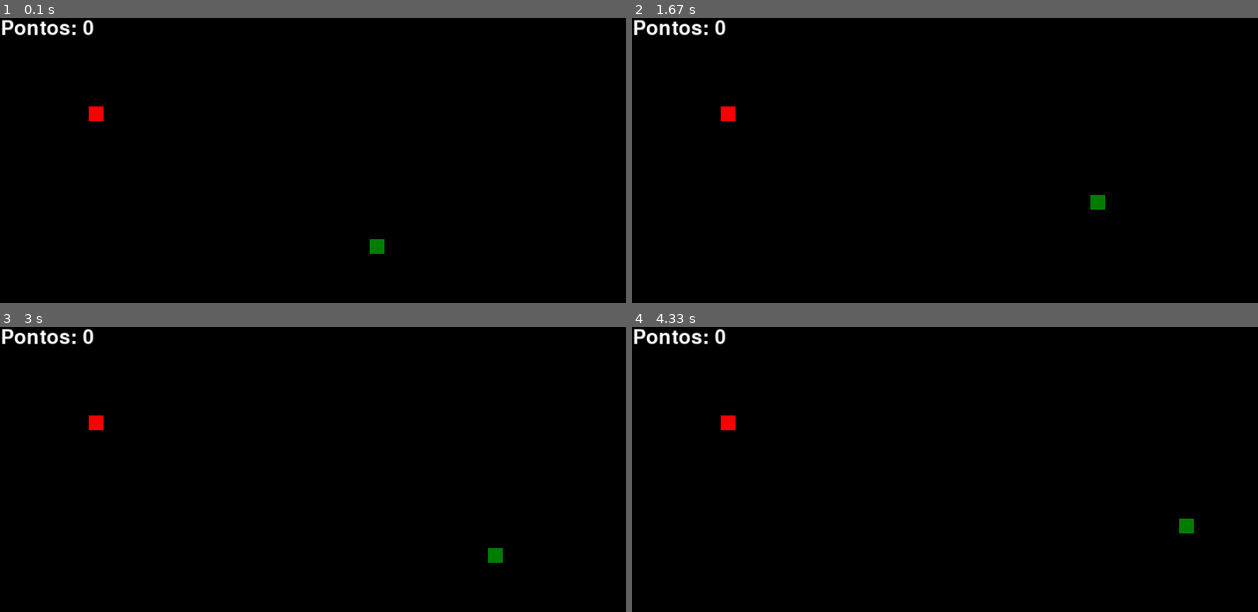
Above: before the commit, frames 1-4 (two rows, left to right).
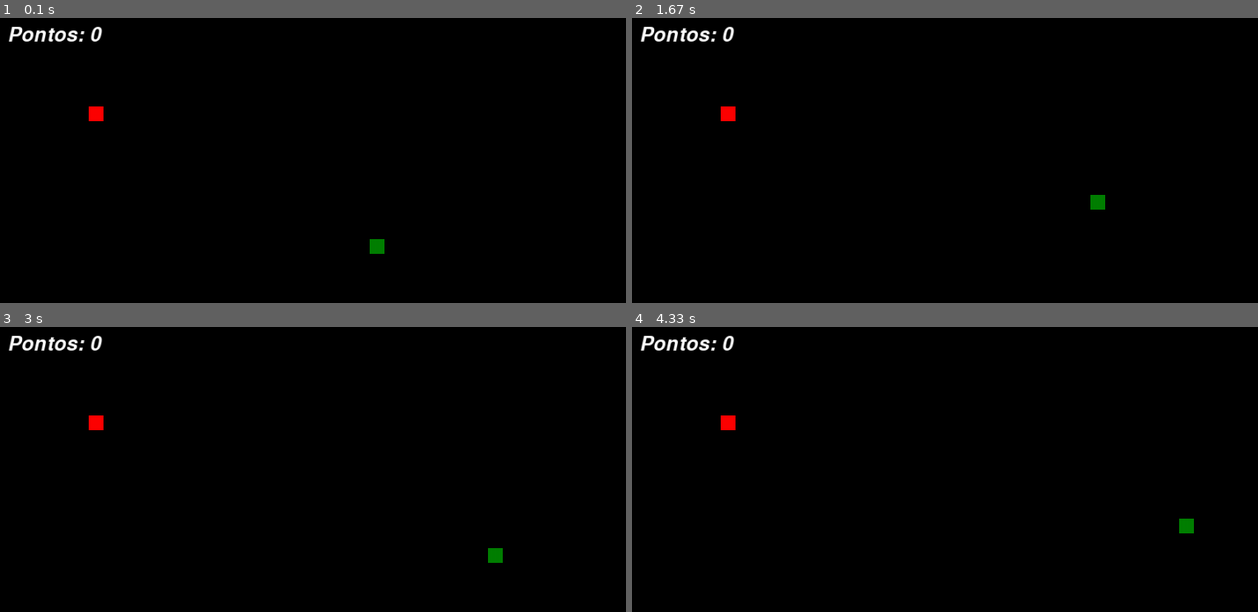
Above: after the commit, the same moments.

Repository: pereira-dc/projeto_pygamed
Game: pygame game, started from teste_cobra.py
The game is run twice, just before and just after one commit, with the same random seed, the same clock (stepped at 60 frames per second) and the same inputs.
Inputs:
- Up to frame 1 (0.1 s): no input
- Up to frame 2 (1.67 s): hold Right 0.33-0.8 s; hold Up 0.83-1.15 s; hold W 0.83-1.15 s; hold Right 1.18-1.65 s; hold D 1.18-1.65 s
- Up to frame 3 (3 s): hold Down 2.25-2.63 s; hold S 2.25-2.63 s; hold Left from 2.67 s (still down); hold A from 2.67 s (still down)
- Up to frame 4 (4.33 s): release Left at 3.07 s; release A at 3.07 s; hold Up 3.1-3.48 s; hold W 3.1-3.48 s; hold Right 3.52-4.15 s; hold D 3.52-4.15 s; hold Down from 4.18 s (still down); hold S from 4.18 s (still down)

The runs differ from the first frame. In frame 1, 0.7% of the frame differs, in the area x 0-17%, y 0-9%; in frame 2, 0.7%; in frame 3, 0.7%; in frame 4, 0.7%.

Commit message:
som_velocidade
Aumento da velocidade da cobra ao passo que ela come o alimento e som no momento da colisão.

Diff:
--- a/teste_cobra.py
+++ b/teste_cobra.py
@@ -1,18 +1,15 @@
-import pygame
-import cores
-import sys
-import random
+import pygame, cores, sys, random
 from pygame.locals import *
 
 def main():
     pygame.init()
-    largura, altura = 1000, 600  # Corrigido: largura e altura na ordem correta
+
+    largura, altura = 1000, 600
     tela = pygame.display.set_mode((largura, altura))
     pygame.display.set_caption('Cobrathon')
     clock = pygame.time.Clock()
-
+    som_colisao = pygame.mixer.Sound('smw_fireball.wav')
     tam_quadrado = 20
-    speed_jogo = 7
 
     def gerar_comida():
         comida_x = round(random.randrange(0, largura - tam_quadrado) / tam_quadrado) * tam_quadrado
@@ -27,9 +24,9 @@
             pygame.draw.rect(tela, cores.verde, [pixel[0], pixel[1], tam, tam])
 
     def draw_pontos(pontos):
-        fonte = pygame.font.SysFont('Gabriola', 40, False, False)
-        text = fonte.render(f'Pontos: {pontos}', True, cores.branco)
-        tela.blit(text, [1, 1])
+        fonte = pygame.font.SysFont('Gabriola', 40, False, True)
+        texto = fonte.render(f'Pontos: {pontos}', True, cores.branco)
+        tela.blit(texto, (10, 10))
 
     def select_dir(key, dir_x, dir_y):
         # Evita inverter a direção diretamente e suporta WASD e setas
@@ -44,13 +41,15 @@
         return dir_x, dir_y
 
     def rodar_jogo():
-        x_cobra = largura / 2
-        y_cobra = altura / 2
+        x_cobra = int(largura / 2)
+        y_cobra = int(altura / 2)
         dir_xc = 0
         dir_yc = 0
         tam_cobra = 1
         pixels = []
         comida_x, comida_y = gerar_comida()
+        speed_jogo = 7
+
 
         while True:
             tela.fill(cores.preto)
@@ -91,6 +90,8 @@
             if x_cobra == comida_x and y_cobra == comida_y:
                 tam_cobra += 1
                 comida_x, comida_y = gerar_comida()
+                som_colisao.play()
+                speed_jogo += 1
 
             clock.tick(speed_jogo)
 
Not shown, added: smw_fireball.wav
